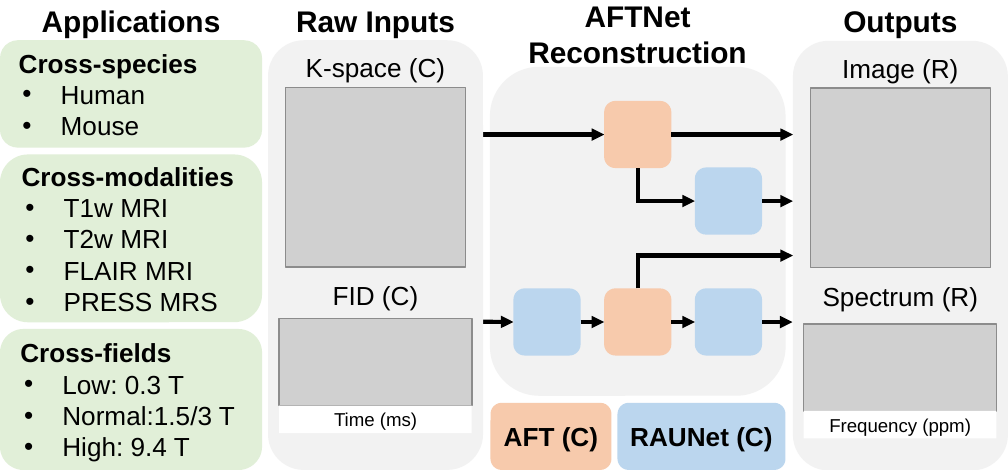
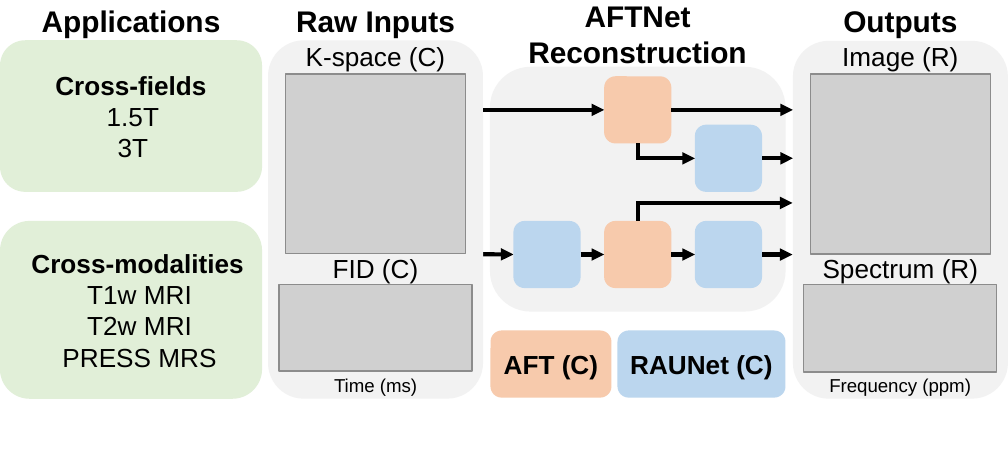
Before and after one commit to yanting-yang/AFT-Net, a slide deck: slide 1 of figures/summary/main.pptx. Drawn at 1008x470 pixels with LibreOffice and Linux fonts; fonts in the diff are those of the drawing; grey boxes stand for pictures. Boxes give left, top, right and bottom in pixels: in the first picture for what was removed or moved away, otherwise in the second. Text is boxed around its words. In the diff, an @@ line names an element or a change of style, - is before the commit and + after.

```diff
--- a/figures/summary/main.pptx
+++ b/figures/summary/main.pptx
@@ rounded rectangle "Cross-fields": place and size @@
-rounded rectangle "Cross-fields" at [0, 329, 262, 470]
+rounded rectangle "Cross-fields" at [0, 40, 262, 192]
@@ rounded rectangle removed at [0, 40, 262, 148] @@
-Cross-species
-• Human
-• Mouse
@@ text "K-space (C)": place and size @@
-text "K-space (C)" at [306, 58, 445, 83]
+text "K-space (C)" at [306, 47, 445, 72]
@@ rounded rectangle: place and size @@
-rounded rectangle at [267, 40, 482, 470]
+rounded rectangle at [267, 40, 482, 399]
@@ text "Image (R)": place and size @@
-text "Image (R)" at [842, 59, 958, 83]
+text "Image (R)" at [842, 47, 958, 72]
@@ rounded rectangle: place and size @@
-rounded rectangle at [793, 40, 1008, 470]
+rounded rectangle at [793, 40, 1008, 399]
@@ text in rounded rectangle at [55, 76, 206, 96]: alignment left to centre @@
@@ picture: place and size @@
-picture at [285, 87, 465, 267]
+picture at [285, 74, 465, 254]
@@ rounded rectangle: place and size @@
-rounded rectangle at [491, 67, 786, 396]
+rounded rectangle at [491, 67, 786, 312]
@@ picture: place and size @@
-picture at [810, 87, 991, 267]
+picture at [810, 74, 991, 254]
@@ text in rounded rectangle at [107, 108, 159, 158]: text changed @@
-• Low: 0.3 T
-• Normal:1.5/3 T
-• High: 9.4 T
+1.5T
+3T
@@ 2 texts, 2 arrows, 1 rounded rectangle: place and size @@
-2 texts, 2 arrows, 1 rounded rectangle at [333, 101, 978, 312]
+2 texts, 2 arrows, 1 rounded rectangle at [333, 77, 978, 284]
@@ elbow arrow moved from (638, 168) - (695, 202) to (638, 144) - (695, 159) @@
@@ rounded rectangle: place and size @@
-rounded rectangle at [695, 168, 762, 235]
+rounded rectangle at [695, 125, 762, 192]
@@ arrow moved from (762, 202) - (793, 202) to (762, 159) - (793, 159) @@
@@ elbow arrow moved from (638, 289) - (793, 255) to (638, 222) - (793, 203) @@
@@ rounded rectangle "Cross-modalities": place and size @@
-rounded rectangle "Cross-modalities" at [0, 155, 262, 323]
+rounded rectangle "Cross-modalities" at [0, 222, 262, 399]
@@ rounded rectangle "Cross-modalities" at [0, 222, 262, 399]: alignment left to centre; bullet • to none @@
@@ 3 rounded rectangles: place and size @@
-3 rounded rectangles at [513, 289, 762, 356]
+3 rounded rectangles at [513, 222, 762, 289]
@@ text in rounded rectangle at [64, 262, 193, 280]: paragraph removed @@
-• FLAIR MRI
@@ 4 arrows, 2 rounded rectangles: place and size @@
-4 arrows, 2 rounded rectangles at [472, 323, 793, 470]
+4 arrows, 2 rounded rectangles at [472, 254, 793, 398]
@@ picture: place and size @@
-picture at [280, 319, 472, 406]
+picture at [280, 285, 472, 372]
@@ picture: place and size @@
-picture at [804, 324, 996, 411]
+picture at [804, 285, 996, 372]
@@ text "Time (ms)": place and size @@
-text "Time (ms)" at [280, 406, 472, 434]
+text "Time (ms)" at [334, 378, 417, 396]
@@ text "Time (ms)" at [334, 378, 417, 396]: fill #FFFFFF to none @@
@@ text "Frequency (ppm)": place and size @@
-text "Frequency (ppm)" at [804, 411, 996, 439]
+text "Frequency (ppm)" at [829, 378, 971, 396]
@@ text "Frequency (ppm)" at [829, 378, 971, 396]: fill #FFFFFF to none @@
```
Also in this commit, not shown: 1 other file.
